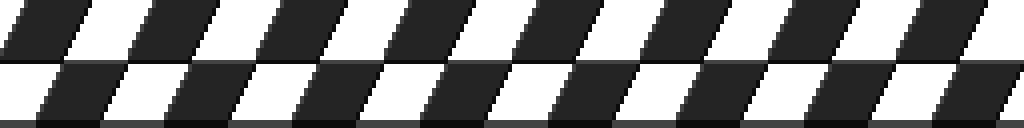
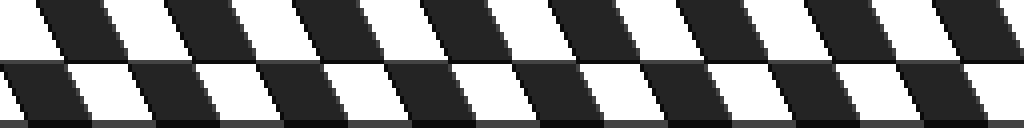
The second w=1024, h=128 image is a revision of the first. Changes to its layers:
painted on "Layer 4 copy 3" over [0, 0, 1024, 128]
painted on "Layer 3 copy 3" over [128, 0, 896, 128]
painted on "Layer 4 copy 2" over [256, 0, 768, 128]
painted on "Layer 3 copy 2" over [384, 0, 640, 128]
painted on "Layer 4 copy" over [384, 0, 640, 128]
painted on "Layer 3 copy" over [256, 0, 768, 128]
painted on "Layer 4" over [128, 0, 896, 128]
painted on "Layer 3" over [0, 0, 1024, 128]
